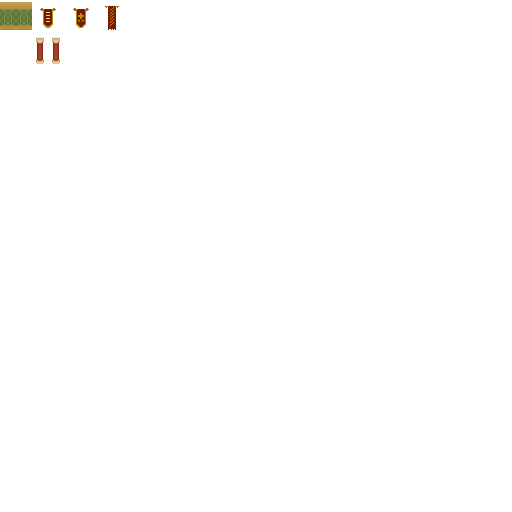
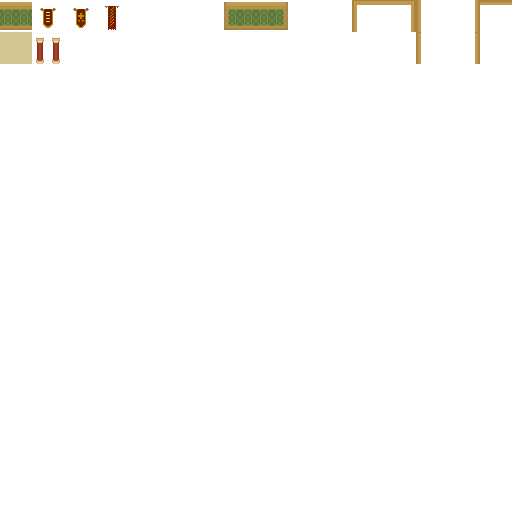
Layers edited between the first and the second 512px x 512px image:
added group "Corners" with 4 layers in group "wall" over [224, 0, 416, 32]
added layer "top-right" in group "Corners" over [384, 0, 416, 32]
added layer "top-left" in group "Corners" over [352, 0, 384, 32]
added layer "bottom-right" in group "Corners" over [256, 2, 288, 30]
added layer "bottom-left" in group "Corners" over [224, 2, 256, 30]
added group "Sides" with 4 layers in group "wall" over [416, 0, 480, 64]
added layer "side-right" in group "Sides" over [475, 0, 480, 32]
added layer "side-left" in group "Sides" over [416, 0, 421, 32]
added layer "side-left-coner-thing" in group "Sides" over [416, 32, 421, 64]
added layer "side-right-coner-thing" in group "Sides" over [475, 32, 480, 64]
added layer "top" in group "wall" over [480, 0, 512, 5]
added layer "empty-sandy" in group "wall" over [0, 32, 32, 64]
painted on "wall-regular" over [0, 28, 32, 29]
